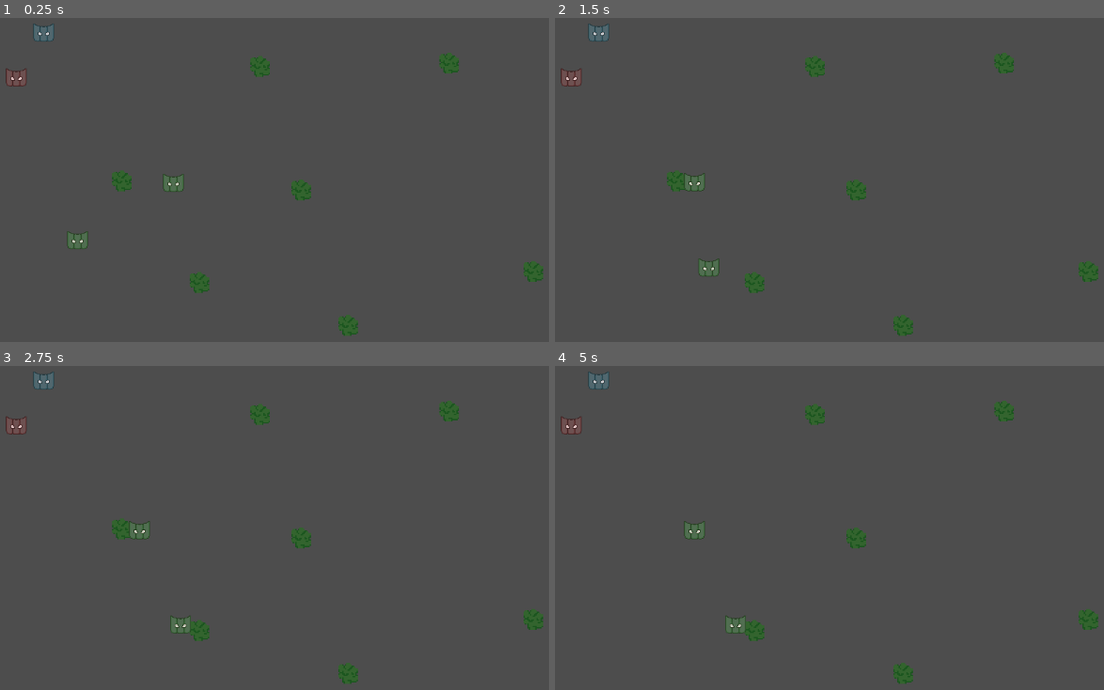
Above: before the commit, frames 1-4 (two rows, left to right).
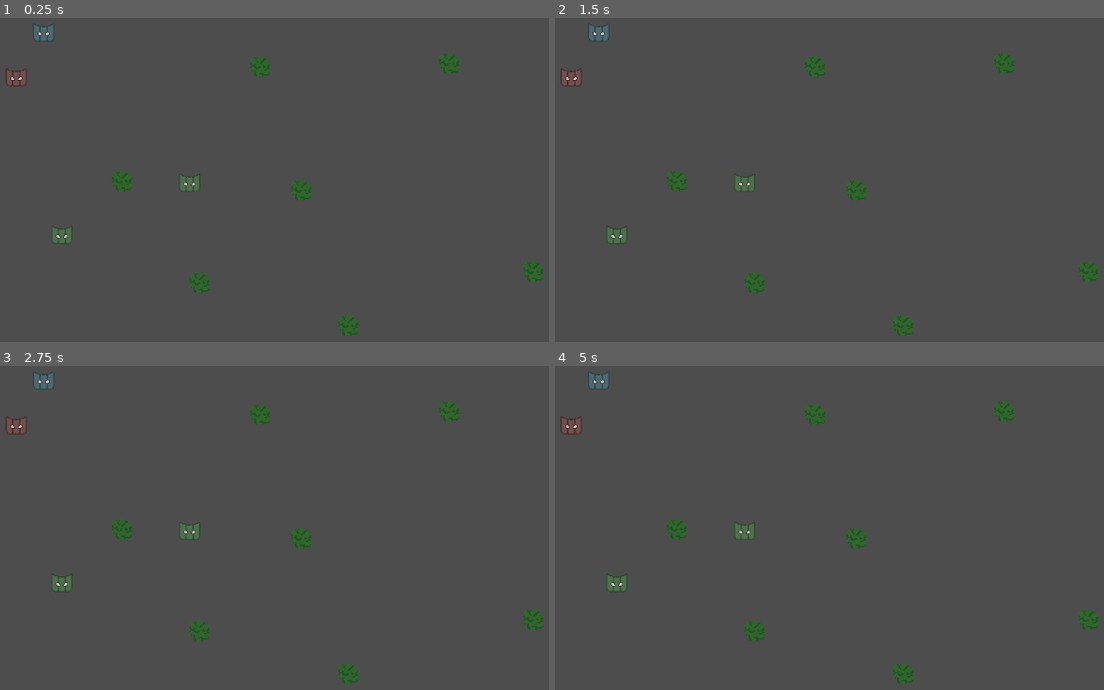
Above: after the commit, the same moments.

Repository: Kayno0o/gwj-86-godot
Game: Godot game, scene res://stages/game/game.tscn
The game is run twice, just before and just after one commit, with the same random seed, the same clock (stepped at 60 frames per second) and the same inputs. Before the commit the project starts from res://scenes/game/game.tscn.
Inputs:
- Up to frame 1 (0.25 s): no input
- Up to frame 2 (1.5 s): no input
- Up to frame 3 (2.75 s): tap Enter at 2 s
- Up to frame 4 (5 s): tap Space at 2.75, 4.25 s; tap Enter at 3.5 s

The runs differ from the first frame. In frame 1, 0.6% of the frame differs, in the area x 9-37%, y 48-72%; in frame 2, 0.7%; in frame 3, 0.7%; in frame 4, 0.8%, in the area x 9-37%, y 47-83%.

Commit message:
feat: project structure

Diff:
--- a/scripts/characters/mask.tscn
+++ b/entities/mask/mask.tscn
@@ -1,6 +1,6 @@
 [gd_scene load_steps=3 format=3 uid="uid://dyshqk03h8wqg"]
 
-[ext_resource type="Script" uid="uid://20wyg6v86aum" path="res://scripts/characters/mask.gd" id="1_wo7wq"]
+[ext_resource type="Script" uid="uid://20wyg6v86aum" path="res://entities/mask/mask.gd" id="1_wo7wq"]
 
 [sub_resource type="CircleShape2D" id="CircleShape2D_ixog2"]
 radius = 16.0
--- a/scripts/characters/blue/mask_blue.tres
+++ b/entities/mask/mask_blue/mask_blue.tres
@@ -1,6 +1,6 @@
 [gd_resource type="SpriteFrames" load_steps=2 format=3 uid="uid://cj3wl52m7bgjx"]
 
-[ext_resource type="Texture2D" uid="uid://rvbs8w81rmnn" path="res://assets/characters/blue.png" id="1_0dghg"]
+[ext_resource type="Texture2D" uid="uid://rvbs8w81rmnn" path="res://entities/mask/mask_blue/blue.png" id="1_0dghg"]
 
 [resource]
 animations = [{
--- a/scripts/characters/blue/mask_blue.tscn
+++ b/entities/mask/mask_blue/mask_blue.tscn
@@ -1,7 +1,7 @@
 [gd_scene load_steps=3 format=3 uid="uid://bqk8yh7c2vn8p"]
 
-[ext_resource type="PackedScene" uid="uid://dyshqk03h8wqg" path="res://scripts/characters/mask.tscn" id="1_base"]
-[ext_resource type="SpriteFrames" uid="uid://cj3wl52m7bgjx" path="res://scripts/characters/blue/mask_blue.tres" id="2_542vy"]
+[ext_resource type="PackedScene" uid="uid://dyshqk03h8wqg" path="res://entities/mask/mask.tscn" id="1_base"]
+[ext_resource type="SpriteFrames" uid="uid://cj3wl52m7bgjx" path="res://entities/mask/mask_blue/mask_blue.tres" id="2_542vy"]
 
 [node name="MaskBlue" instance=ExtResource("1_base")]
 mask_task = 2
--- a/scripts/characters/green/mask_green.gd
+++ b/entities/mask/mask_green/mask_green.gd
@@ -1,6 +1,6 @@
 extends Mask
 
-var target: ResourceNode = null
+var target: ResourceProps = null
 
 func abstract_ready():
 	check_timer.timeout.connect(_on_check_timer_timeout)
--- a/scripts/characters/green/mask_green.tres
+++ b/entities/mask/mask_green/mask_green.tres
@@ -1,6 +1,6 @@
 [gd_resource type="SpriteFrames" load_steps=2 format=3 uid="uid://ca6vdp6830gst"]
 
-[ext_resource type="Texture2D" uid="uid://dnqjhjrs4vblj" path="res://assets/characters/green.png" id="1_ae8ph"]
+[ext_resource type="Texture2D" uid="uid://dnqjhjrs4vblj" path="res://entities/mask/mask_green/green.png" id="1_ae8ph"]
 
 [resource]
 animations = [{
--- a/scripts/characters/green/mask_green.tscn
+++ b/entities/mask/mask_green/mask_green.tscn
@@ -1,8 +1,8 @@
 [gd_scene load_steps=4 format=3 uid="uid://bakv343je48nt"]
 
-[ext_resource type="PackedScene" uid="uid://dyshqk03h8wqg" path="res://scripts/characters/mask.tscn" id="1_kjuky"]
-[ext_resource type="Script" uid="uid://bihsm0gl6t5vp" path="res://scripts/characters/green/mask_green.gd" id="2_fm2ip"]
-[ext_resource type="SpriteFrames" uid="uid://ca6vdp6830gst" path="res://scripts/characters/green/mask_green.tres" id="3_y2eoy"]
+[ext_resource type="PackedScene" uid="uid://dyshqk03h8wqg" path="res://entities/mask/mask.tscn" id="1_kjuky"]
+[ext_resource type="Script" uid="uid://bihsm0gl6t5vp" path="res://entities/mask/mask_green/mask_green.gd" id="2_fm2ip"]
+[ext_resource type="SpriteFrames" uid="uid://ca6vdp6830gst" path="res://entities/mask/mask_green/mask_green.tres" id="3_y2eoy"]
 
 [node name="MaskGreen" instance=ExtResource("1_kjuky")]
 script = ExtResource("2_fm2ip")
--- a/scripts/characters/red/mask_red.tres
+++ b/entities/mask/mask_red/mask_red.tres
@@ -1,6 +1,6 @@
 [gd_resource type="SpriteFrames" load_steps=2 format=3 uid="uid://c7cl0lhvk4rph"]
 
-[ext_resource type="Texture2D" uid="uid://chfwjhry3i7sa" path="res://assets/characters/red.png" id="1_8uqff"]
+[ext_resource type="Texture2D" uid="uid://chfwjhry3i7sa" path="res://entities/mask/mask_red/red.png" id="1_8uqff"]
 
 [resource]
 animations = [{
--- a/scripts/characters/red/mask_red.tscn
+++ b/entities/mask/mask_red/mask_red.tscn
@@ -1,7 +1,7 @@
 [gd_scene load_steps=3 format=3 uid="uid://qc4kdv7yak4b"]
 
-[ext_resource type="PackedScene" uid="uid://dyshqk03h8wqg" path="res://scripts/characters/mask.tscn" id="1_base"]
-[ext_resource type="SpriteFrames" uid="uid://c7cl0lhvk4rph" path="res://scripts/characters/red/mask_red.tres" id="2_oj8or"]
+[ext_resource type="PackedScene" uid="uid://dyshqk03h8wqg" path="res://entities/mask/mask.tscn" id="1_base"]
+[ext_resource type="SpriteFrames" uid="uid://c7cl0lhvk4rph" path="res://entities/mask/mask_red/mask_red.tres" id="2_oj8or"]
 
 [node name="MaskRed" instance=ExtResource("1_base")]
 mask_task = 3
--- a/globals/CooldownTimer.gd
+++ /dev/null
@@ -1,22 +0,0 @@
-extends RefCounted
-class_name Cooldown
-
-var default_value: float
-var value: float
-
-func _init(p_default_value: float) -> void:
-	default_value = p_default_value
-
-func start() -> void:
-	value = default_value
-
-func advance(delta: float) -> bool:
-	value -= delta
-
-	return is_end()
-
-func is_end() -> bool:
-	return value <= 0
-
-func reset() -> void:
-	value = default_value
--- a/project.godot
+++ b/project.godot
@@ -17,8 +17,8 @@
 
 [autoload]
 
-ItemType="*res://globals/ItemType.gd"
-MaskTask="*res://globals/MaskTask.gd"
+ItemType="*res://scripts/ItemType.gd"
+MaskTask="*res://scripts/MaskTask.gd"
 
 [rendering]
 
--- a/scripts/objects/resource.gd
+++ b/props/resource_props.gd
@@ -1,5 +1,5 @@
 extends Node2D
-class_name ResourceNode
+class_name ResourceProps
 
 @export var loot: Item
 @export var health: float
--- /dev/null
+++ b/props/resource_props.tscn
@@ -0,0 +1,15 @@
+[gd_scene load_steps=3 format=3 uid="uid://yttupk6ktjv"]
+
+[ext_resource type="Script" uid="uid://dhnuuyiy4vn3l" path="res://props/resource_props.gd" id="1_xiw2d"]
+
+[sub_resource type="CircleShape2D" id="CircleShape2D_ohewn"]
+radius = 16.0
+
+[node name="Resource" type="StaticBody2D"]
+script = ExtResource("1_xiw2d")
+
+[node name="CollisionShape2D" type="CollisionShape2D" parent="."]
+shape = SubResource("CircleShape2D_ohewn")
+
+[node name="Sprite2D" type="Sprite2D" parent="."]
+scale = Vector2(2, 2)
--- a/scripts/objects/tree.gd
+++ b/props/tree/tree.gd
@@ -1,2 +1,2 @@
-extends ResourceNode
+extends ResourceProps
 class_name ResourceTree
--- /dev/null
+++ b/props/tree/tree.tscn
@@ -0,0 +1,9 @@
+[gd_scene load_steps=3 format=3 uid="uid://dnp5j6tutmm3o"]
+
+[ext_resource type="Texture2D" uid="uid://cyhgsqoaellnb" path="res://props/tree/tree.png" id="1_13syr"]
+[ext_resource type="PackedScene" uid="uid://yttupk6ktjv" path="res://props/resource_props.tscn" id="1_olndm"]
+
+[node name="Resource" instance=ExtResource("1_olndm")]
+
+[node name="Sprite2D" parent="." index="1"]
+texture = ExtResource("1_13syr")
--- a/scripts/objects/tree.tscn
+++ /dev/null
@@ -1,25 +0,0 @@
-[gd_scene load_steps=6 format=3 uid="uid://dshnwhetas36j"]
-
-[ext_resource type="Texture2D" uid="uid://cyhgsqoaellnb" path="res://assets/objects/tree.png" id="1_13syr"]
-[ext_resource type="Script" uid="uid://ce8uhr61kcj8i" path="res://scripts/objects/tree.gd" id="1_yv58b"]
-[ext_resource type="Script" uid="uid://7c0q4inr1s3g" path="res://scripts/item/item.gd" id="2_47kh7"]
-
-[sub_resource type="Resource" id="Resource_s7c7n"]
-script = ExtResource("2_47kh7")
-amount = 2
-metadata/_custom_type_script = "uid://7c0q4inr1s3g"
-
-[sub_resource type="CircleShape2D" id="CircleShape2D_81xbw"]
-radius = 16.0
-
-[node name="Tree" type="StaticBody2D" groups=["trees"]]
-script = ExtResource("1_yv58b")
-loot = SubResource("Resource_s7c7n")
-health = 16.0
-
-[node name="CollisionShape2D" type="CollisionShape2D" parent="."]
-shape = SubResource("CircleShape2D_81xbw")
-
-[node name="Sprite2D" type="Sprite2D" parent="."]
-scale = Vector2(2, 2)
-texture = ExtResource("1_13syr")
--- a/scenes/game/game.tscn
+++ b/stages/game/game.tscn
@@ -1,10 +1,10 @@
 [gd_scene load_steps=6 format=3 uid="uid://b5gxjdr52th8t"]
 
-[ext_resource type="Script" uid="uid://cox74b6gr6uvl" path="res://scenes/game/game.gd" id="1_7h61r"]
-[ext_resource type="PackedScene" uid="uid://bqk8yh7c2vn8p" path="res://scripts/characters/blue/mask_blue.tscn" id="3_0sr1o"]
-[ext_resource type="PackedScene" uid="uid://dshnwhetas36j" path="res://scripts/objects/tree.tscn" id="3_kelw5"]
-[ext_resource type="PackedScene" uid="uid://bakv343je48nt" path="res://scripts/characters/green/mask_green.tscn" id="4_lfrn8"]
-[ext_resource type="PackedScene" uid="uid://qc4kdv7yak4b" path="res://scripts/characters/red/mask_red.tscn" id="5_5i0tg"]
+[ext_resource type="Script" uid="uid://cox74b6gr6uvl" path="res://stages/game/game.gd" id="1_7h61r"]
+[ext_resource type="PackedScene" uid="uid://bqk8yh7c2vn8p" path="res://entities/mask/mask_blue/mask_blue.tscn" id="3_0sr1o"]
+[ext_resource type="PackedScene" uid="uid://dnp5j6tutmm3o" path="res://props/tree/tree.tscn" id="3_kelw5"]
+[ext_resource type="PackedScene" uid="uid://bakv343je48nt" path="res://entities/mask/mask_green/mask_green.tscn" id="4_lfrn8"]
+[ext_resource type="PackedScene" uid="uid://qc4kdv7yak4b" path="res://entities/mask/mask_red/mask_red.tscn" id="5_5i0tg"]
 
 [node name="Node2D" type="Node2D"]
 script = ExtResource("1_7h61r")
Renamed: scripts/characters/mask.gd -> entities/mask/mask.gd
Renamed: scripts/characters/mask.gd.uid -> entities/mask/mask.gd.uid
Renamed: assets/characters/blue.png -> entities/mask/mask_blue/blue.png
Not shown, changed: entities/mask/mask_blue/blue.png.import
Renamed: assets/totems/main/feuille_verte.png -> entities/mask/mask_green/feuille_verte.png
Not shown, changed: entities/mask/mask_green/feuille_verte.png.import
Renamed: assets/characters/green.png -> entities/mask/mask_green/green.png
Not shown, changed: entities/mask/mask_green/green.png.import
Renamed: scripts/characters/green/mask_green.gd.uid -> entities/mask/mask_green/mask_green.gd.uid
Renamed: assets/characters/red.png -> entities/mask/mask_red/red.png
Not shown, changed: entities/mask/mask_red/red.png.import
Not shown, removed: globals/CooldownTimer.gd.uid
(and 12 more such lines)
